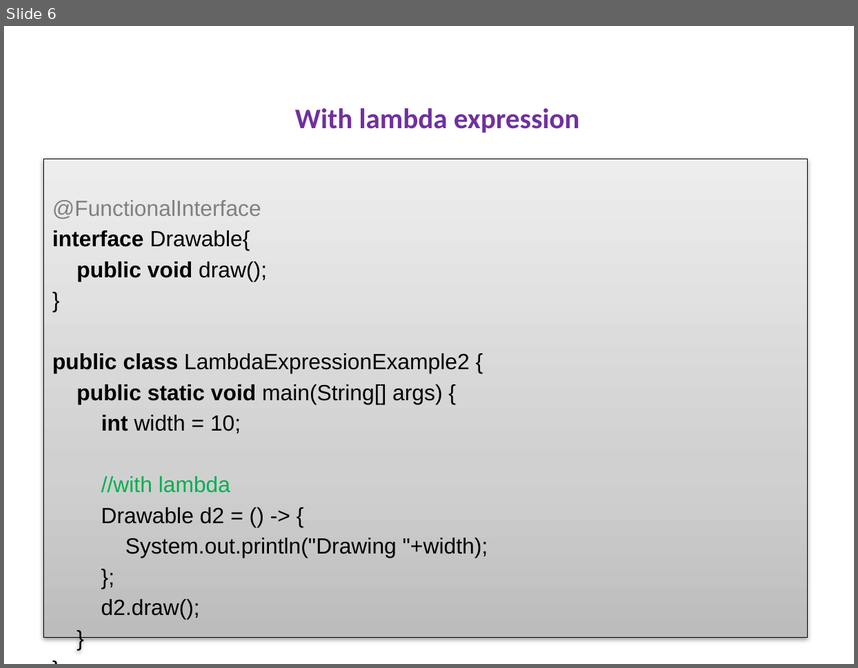
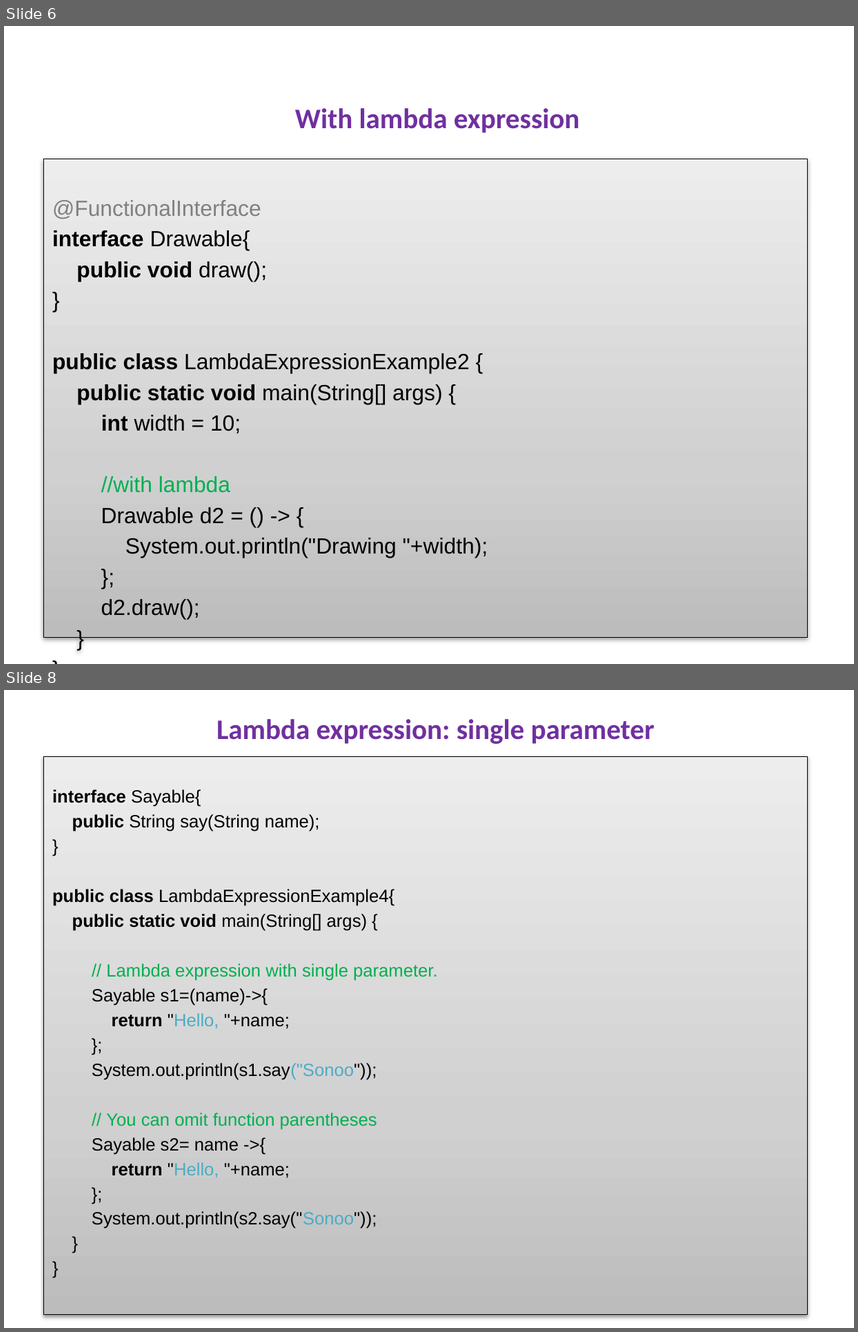
Before and after one commit to Rekklas/lambdas_presentation, a slide deck: lambdas.pptx. Shown one above the other, each under a label of ours: slide 6 before the commit, slides 6 and 8 after it; the slides between them are not shown. The pictures are 858x668 and 858x1332 pixels, drawn with LibreOffice and Linux fonts; fonts in the diff are those of the drawing. Boxes give left, top, right and bottom in pixels: in the first picture for what was removed or moved away, otherwise in the second. Text is boxed around its words. In the diff, an @@ line names an element or a change of style, - is before the commit and + after.

Commit message:
added 4 slides about parameters and return keyword

```diff
--- a/lambdas.pptx
+++ b/lambdas.pptx
@@ slide 8 added at (4, 690, 854, 1328), background #FFFFFF @@
@@ text added at (217, 719, 655, 744), 24 pt, text #7030A0, bold @@
+Lambda expression: single parameter
@@ text added at (44, 756, 807, 1314), fill gradient #BDBDBD to #D1D1D1 to #EEEEEE, outline #000000 0.75 pt, 15 pt, text #000000 @@
+interface Sayable{
+public String say(String name);
+}
+public class LambdaExpressionExample4{
+public static void main(String[] args) {
+// Lambda expression with single parameter.
+Sayable s1=(name)->{
+return "Hello, "+name;
+};
+System.out.println(s1.say("Sonoo"));
+// You can omit function parentheses
+Sayable s2= name ->{
+return "Hello, "+name;
+};
+System.out.println(s2.say("Sonoo"));
+}
+}
```
Also in this commit, not shown: 3 other slides added.
